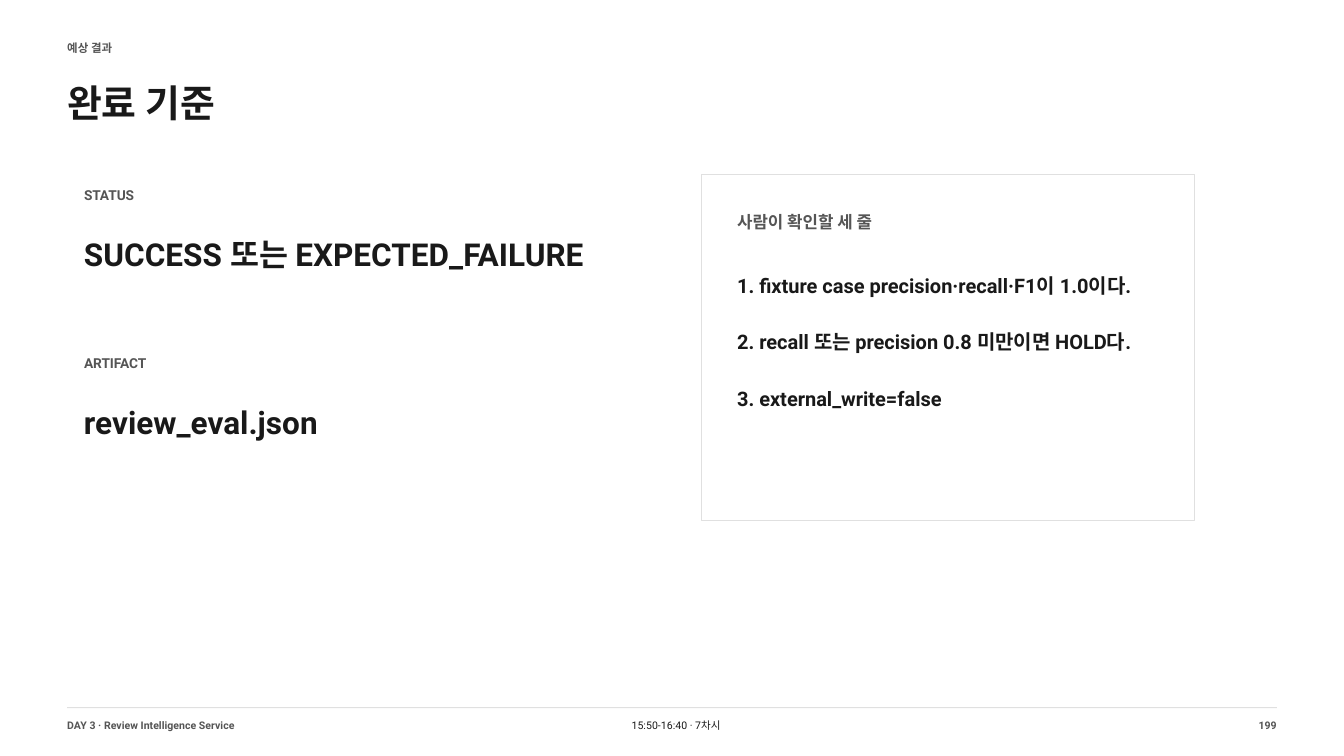
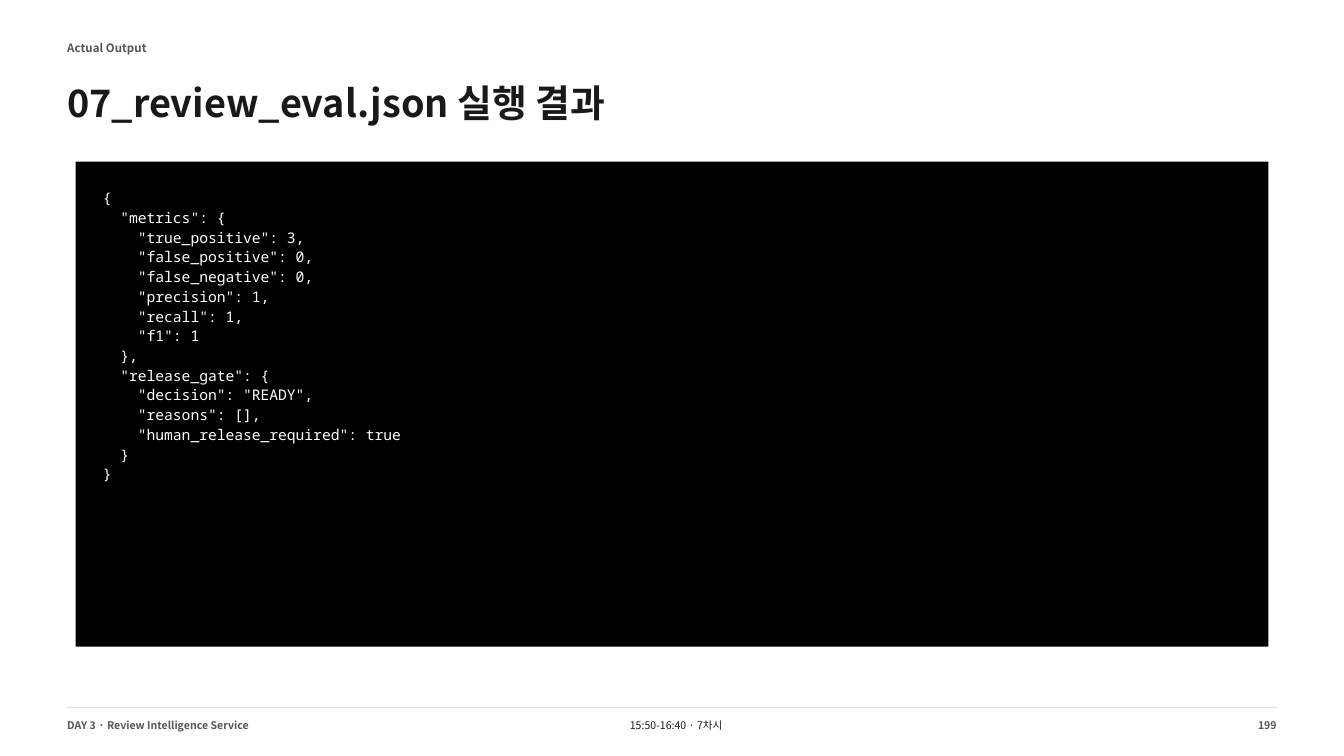
Before and after one commit to smilesjcha/llm-agent-and-workflow-automation, a slide deck: slide 199 of slides/IPA_LLM_Agent_업무자동화_Day3_DRAFT_240p.pptx. Drawn at 1344x756 pixels with LibreOffice and Linux fonts; fonts in the diff are those of the drawing. Boxes give left, top, right and bottom in pixels: in the first picture for what was removed or moved away, otherwise in the second. Text is boxed around its words. In the diff, an @@ line names an element or a change of style, - is before the commit and + after.

```diff
--- a/slides/IPA_LLM_Agent_업무자동화_Day3_DRAFT_240p.pptx
+++ b/slides/IPA_LLM_Agent_업무자동화_Day3_DRAFT_240p.pptx
@@ text at <box>67,43,147,55</box>: text changed; font Roboto to Noto Sans CJK KR @@
-예상 결과
+Actual Output
@@ text at <box>67,85,606,126</box>: text changed; font Roboto to Noto Sans CJK KR @@
-완료 기준
+07_review_eval.json 실행 결과
@@ rectangle added at <box>76,161,1268,646</box>, fill #000000 @@
@@ rectangle removed at <box>702,174,1196,521</box> @@
@@ text removed at <box>84,190,134,200</box> @@
-STATUS
@@ text added at <box>120,212,401,444</box>, 10.5 pt, text #FFFFFF @@
+{
+"metrics": {
+"true_positive": 3,
+"false_positive": 0,
+"false_negative": 0,
+"precision": 1,
+"recall": 1,
+"f1": 1
+},
+"release_gate": {
+"decision": "READY",
+"reasons": [],
+"human_release_required": true
+}
+}
@@ text removed at <box>737,214,872,230</box> @@
-사람이 확인할 세 줄
@@ text removed at <box>84,240,583,270</box> @@
-SUCCESS 또는 EXPECTED_FAILURE
@@ text removed at <box>737,276,1131,409</box> @@
-1. fixture case precision·recall·F1이 1.0이다.
-2. recall 또는 precision 0.8 미만이면 HOLD다.
-3. external_write=false
@@ text removed at <box>84,358,146,368</box> @@
-ARTIFACT
@@ text removed at <box>84,410,318,441</box> @@
-review_eval.json
@@ font Roboto to Noto Sans CJK KR in 3 elements at <box>67,720,249,732</box>, <box>630,720,722,730</box>, <box>1258,721,1277,729</box> @@
```
Also in this commit, not shown: 219 other slides changed, 20 slides added, 20 slides removed, 13 other files.
